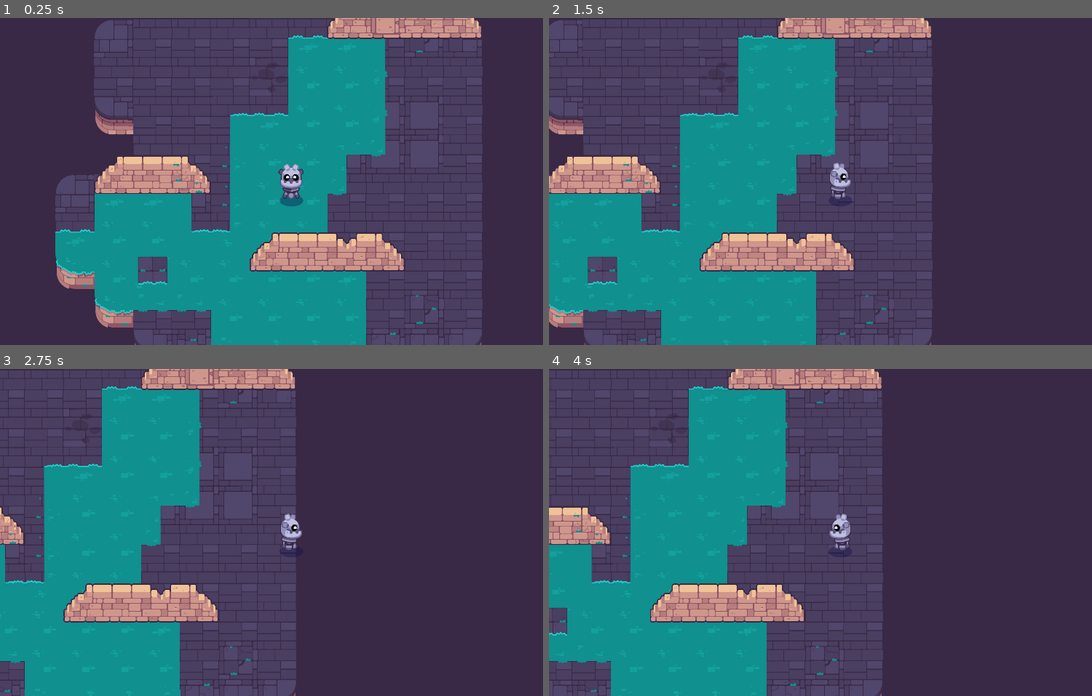
Above: before the commit, frames 1-4 (two rows, left to right).
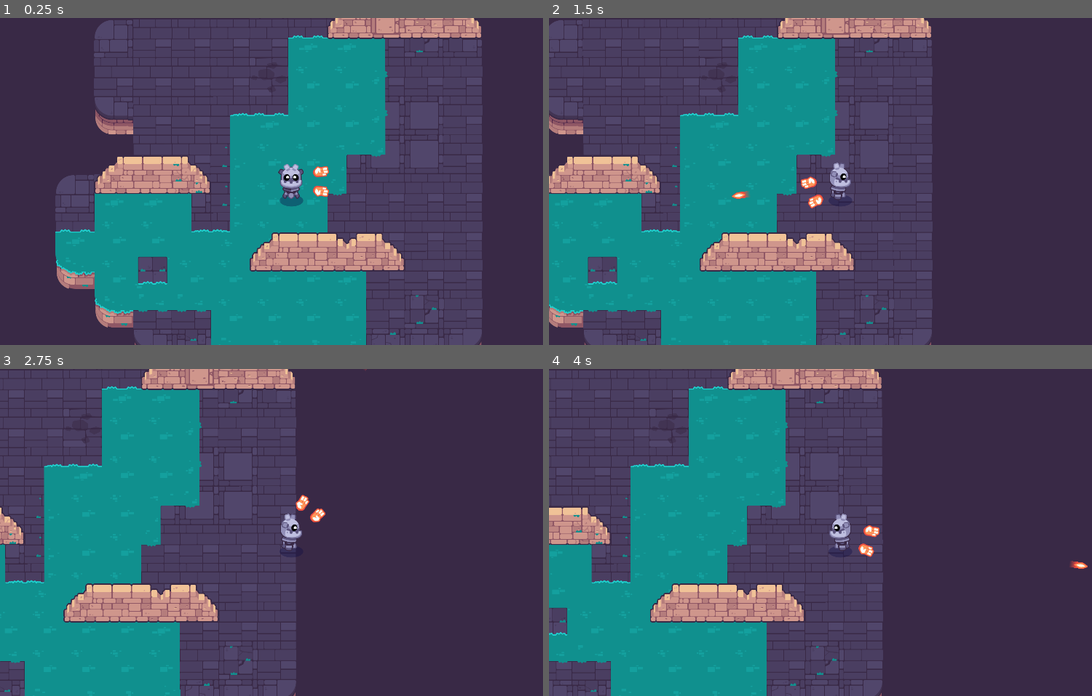
Above: after the commit, the same moments.

Repository: keliang5/Path-of-Sorcerers
Game: Godot game, scene res://bg.tscn
Same seed, same stepped clock (60 frames per second), same inputs: the game is played once before the commit and once after it.
Inputs (mouse positions are in pixels of both pictures, inside the frame that each line leads up to):
- Up to frame 1 (0.25 s): no input
- Up to frame 2 (1.5 s): tap Enter at 0.5 s; move the mouse to (967, 165) at 0.52 s; hold D (move_right) 0.53-1.25 s; click (967, 165) at 0.6 s; tap Space at 0.77 s; drag from (722, 197) to (809, 246) at 1.27 s
- Up to frame 3 (2.75 s): tap Space at 2 s; move the mouse to (347, 460) at 2.02 s; hold D (move_right) from 2.03 s (still down); tap Z at 2.1 s; click (347, 460) at 2.3 s
- Up to frame 4 (4 s): release D (move_right) at 2.75 s; drag from (809, 597) to (663, 483) at 2.77 s; tap Enter at 3.5 s; move the mouse to (1015, 581) at 3.52 s; hold A (move_left) from 3.53 s (still down); click (1015, 581) at 3.6 s; tap Space at 3.77 s

The runs differ from the first frame. In frame 1, 0.2% of the frame differs, in the area x 57-61%, y 45-55%; in frame 2, 0.2%, in the area x 33-51%, y 48-59%; in frame 3, 0.2%; in frame 4, 0.2%.

Commit message:
L.6 The weapon + L.7 Player's Hands

Diff:
--- a/M10.twin_stick_workbook/player.tscn
+++ b/M10.twin_stick_workbook/player.tscn
@@ -1,8 +1,11 @@
-[gd_scene load_steps=5 format=3 uid="uid://d2sqhgwh575sl"]
+[gd_scene load_steps=8 format=3 uid="uid://d2sqhgwh575sl"]
 
 [ext_resource type="Script" path="res://player.gd" id="1_2eeov"]
 [ext_resource type="PackedScene" uid="uid://c7d1bkhb7s3lq" path="res://skin.tscn" id="1_4c7dd"]
+[ext_resource type="Script" path="res://weapon.gd" id="2_7o4i1"]
 [ext_resource type="PackedScene" path="res://common/shadow.tscn" id="2_nn50o"]
+[ext_resource type="Script" path="res://weaponpivot.gd" id="4_p8irr"]
+[ext_resource type="Texture2D" uid="uid://dekkcmj408pvt" path="res://player/hand_fire.png" id="5_10fg8"]
 
 [sub_resource type="CapsuleShape2D" id="CapsuleShape2D_x4mw4"]
 radius = 30.0
@@ -22,3 +25,24 @@
 position = Vector2(1, 63)
 
 [node name="Camera2D" type="Camera2D" parent="."]
+
+[node name="weaponpivot" type="Node2D" parent="."]
+rotation = 0.0261385
+script = ExtResource("4_p8irr")
+
+[node name="weaponanchor" type="Marker2D" parent="weaponpivot"]
+position = Vector2(100, 0)
+
+[node name="weapon" type="Node2D" parent="weaponpivot/weaponanchor"]
+script = ExtResource("2_7o4i1")
+
+[node name="LeftHand" type="Sprite2D" parent="weaponpivot/weaponanchor"]
+position = Vector2(0, -33)
+rotation = -0.174533
+texture = ExtResource("5_10fg8")
+
+[node name="RightHand" type="Sprite2D" parent="weaponpivot/weaponanchor"]
+position = Vector2(0, 33)
+rotation = 3.33183
+texture = ExtResource("5_10fg8")
+flip_h = true
--- a/M10.twin_stick_workbook/project.godot
+++ b/M10.twin_stick_workbook/project.godot
@@ -75,21 +75,32 @@
 move_right={
 "deadzone": 0.5,
 "events": [Object(InputEventKey,"resource_local_to_scene":false,"resource_name":"","device":-1,"window_id":0,"alt_press …(192 unchanged characters)…
+, Object(InputEventJoypadMotion,"resource_local_to_scene":false,"resource_name":"","device":-1,"axis":0,"axis_value":1.0,"script":null)
 ]
 }
 move_left={
 "deadzone": 0.5,
 "events": [Object(InputEventKey,"resource_local_to_scene":false,"resource_name":"","device":-1,"window_id":0,"alt_press …(191 unchanged characters)…
+, Object(InputEventJoypadMotion,"resource_local_to_scene":false,"resource_name":"","device":-1,"axis":0,"axis_value":-1.0,"script":null)
 ]
 }
 move_up={
 "deadzone": 0.5,
 "events": [Object(InputEventKey,"resource_local_to_scene":false,"resource_name":"","device":-1,"window_id":0,"alt_press …(192 unchanged characters)…
+, Object(InputEventJoypadMotion,"resource_local_to_scene":false,"resource_name":"","device":-1,"axis":1,"axis_value":-1.0,"script":null)
 ]
 }
 move_down={
 "deadzone": 0.5,
 "events": [Object(InputEventKey,"resource_local_to_scene":false,"resource_name":"","device":-1,"window_id":0,"alt_press …(192 unchanged characters)…
+, Object(InputEventJoypadMotion,"resource_local_to_scene":false,"resource_name":"","device":-1,"axis":1,"axis_value":1.0,"script":null)
+]
+}
+shoot={
+"deadzone": 0.5,
+"events": [null, Object(InputEventMouseButton,"resource_local_to_scene":false,"resource_name":"","device":-1,"window_id":0,"alt_pressed":false,"shift_pressed":false,"ctrl_pressed":false,"meta_pressed":false,"button_mask":0,"position":Vector2(0, 0),"global_position":Vector2(0, 0),"factor":1.0,"button_index":1,"canceled":false,"pressed":false,"double_click":false,"script":null)
+, Object(InputEventJoypadButton,"resource_local_to_scene":false,"resource_name":"","device":-1,"button_index":0,"pressure":0.0,"pressed":true,"script":null)
+, Object(InputEventJoypadMotion,"resource_local_to_scene":false,"resource_name":"","device":-1,"axis":5,"axis_value":1.0,"script":null)
 ]
 }
 
--- /dev/null
+++ b/M10.twin_stick_workbook/weapon.gd
@@ -0,0 +1,25 @@
+class_name weapon extends Node2D
+
+@export var bullet_scene: PackedScene = preload("res://Bullet.tscn")
+@export_range (0.0, 360.0, 1.0, "randians_as_degrees") var random_angle := PI/12.0
+@export_range (100.0, 2000.0, 1.0) var max_range := 2000.0
+@export_range(100.0, 3000.0, 1.0) var max_bullet_speed:= 1500.0
+
+func _ready() -> void:
+	if Engine.is_editor_hint():
+		set_physics_process(false)
+
+
+func shoot():
+	var bullet: Node = bullet_scene.instantiate()
+	get_tree().current_scene.add_child(bullet)
+
+	bullet.global_position = global_position
+	bullet.global_rotation = global_rotation
+	bullet.max_range = max_range
+	bullet.speed = max_bullet_speed
+	bullet.rotation += randf_range(-random_angle/2.0, random_angle/2.0)
+
+func _physics_process(delta: float) -> void:
+	if  Input.is_action_just_pressed("shoot"):
+		shoot()
--- /dev/null
+++ b/M10.twin_stick_workbook/weapon.tscn
@@ -0,0 +1,8 @@
+[gd_scene load_steps=2 format=3 uid="uid://fi5ec6kd61i4"]
+
+[ext_resource type="Script" path="res://weapon.gd" id="1_11tli"]
+
+[node name="Weapon" type="Node2D"]
+script = ExtResource("1_11tli")
+
+[node name="Camera2D" type="Camera2D" parent="."]
--- /dev/null
+++ b/M10.twin_stick_workbook/weaponpivot.gd
@@ -0,0 +1,10 @@
+extends Node2D
+
+
+
+# Called every frame. 'delta' is the elapsed time since the previous frame.
+func _process(delta: float) -> void:
+	var direction := Vector2.ZERO
+	direction =  global_position.direction_to(get_global_mouse_position())
+
+	rotation = direction.angle()
